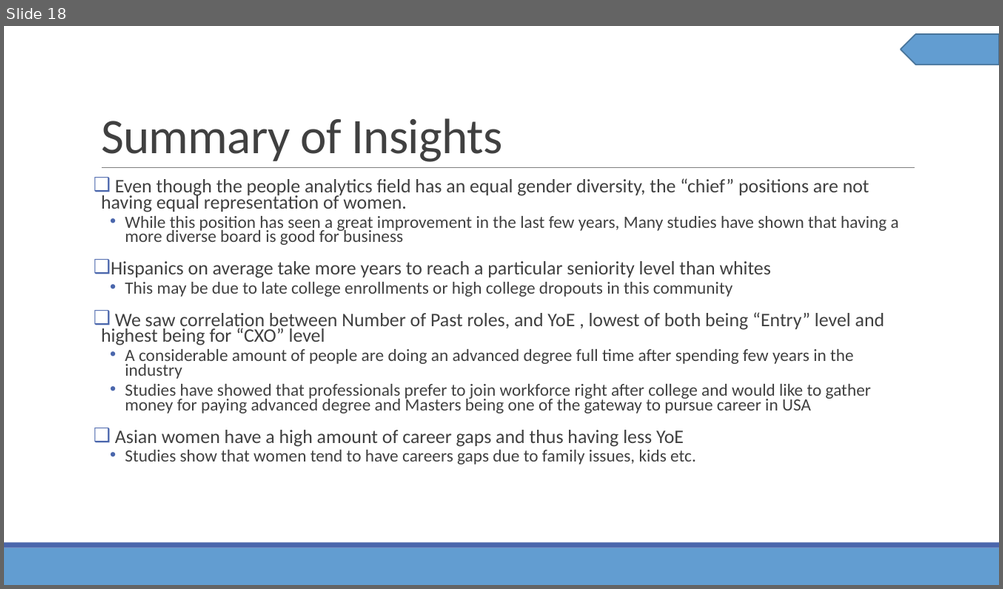
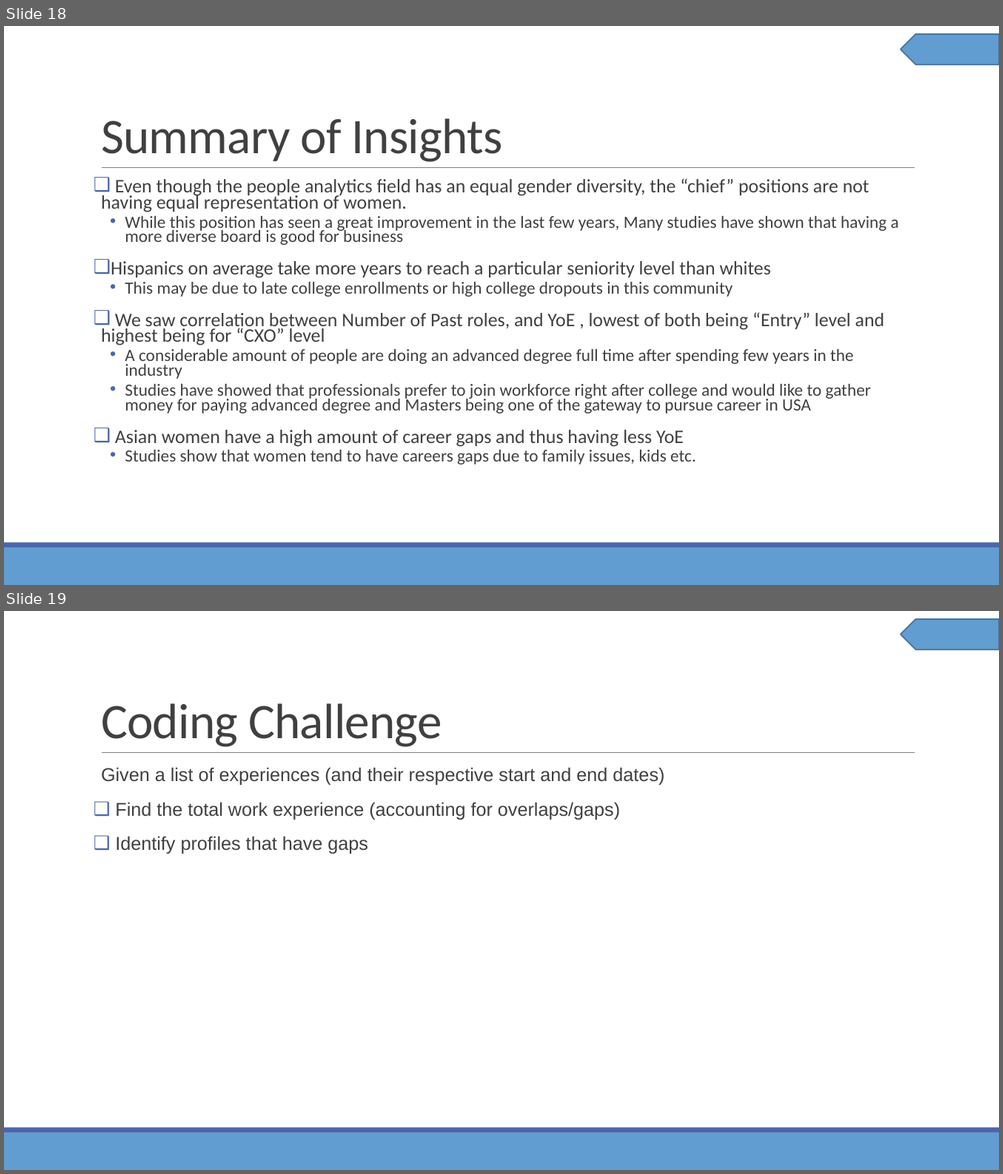
Before and after one commit to ramyamamidipaka/People-analytics-, a slide deck: eightfold.pptx. Shown one above the other, each under a label of ours: slide 18 before the commit, slides 18 and 19 after it. The pictures are 1003x589 and 1003x1174 pixels, drawn with LibreOffice and Linux fonts; fonts in the diff are those of the drawing. Boxes give left, top, right and bottom in pixels: in the first picture for what was removed or moved away, otherwise in the second. Text is boxed around its words. In the diff, an @@ line names an element or a change of style, - is before the commit and + after.

```diff
--- a/eightfold.pptx
+++ b/eightfold.pptx
@@ slide 19 added at <box>4,611,999,1170</box>, background #FFFFFF; not listed: 4 template elements that a slide beside it also shows @@
@@ title added at <box>101,703,442,747</box>, 48 pt, text #404040 @@
+Coding Challenge
@@ text added at <box>101,767,664,854</box>, 18 pt, text #404040 @@
+  Given a list of experiences (and their respective start and end dates)
+❑ Find the total work experience (accounting for overlaps/gaps)
+❑ Identify profiles that have gaps
```
Also in this commit, not shown: 12 other slides added.
